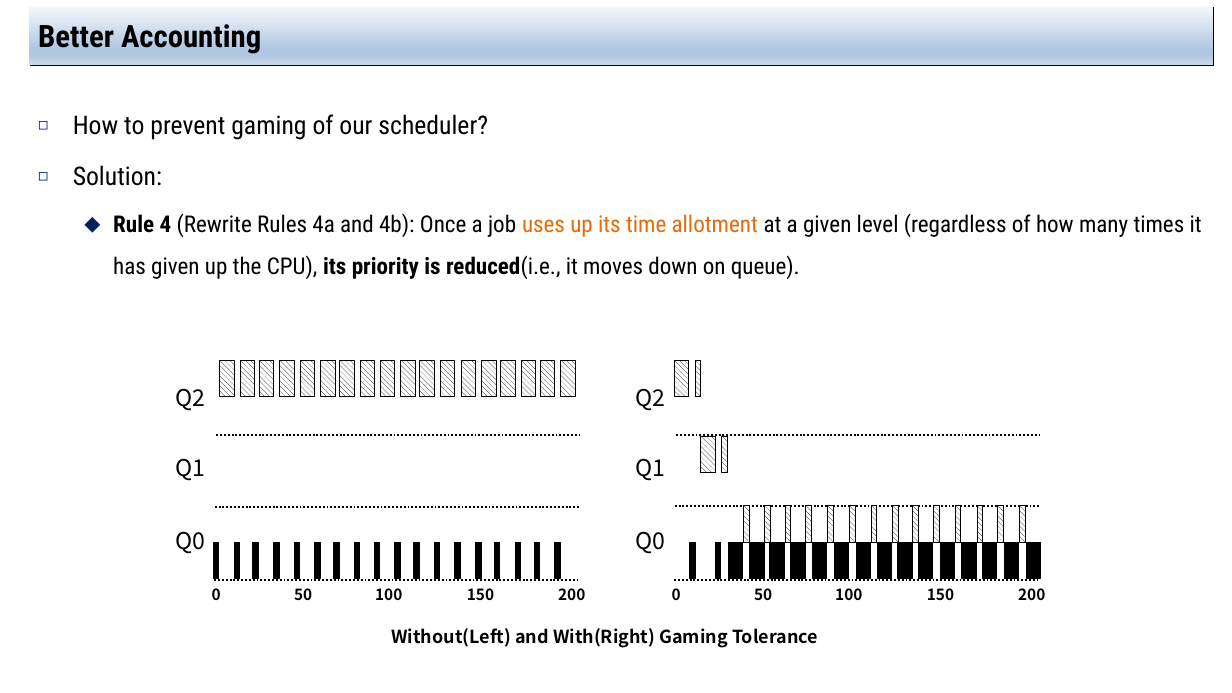
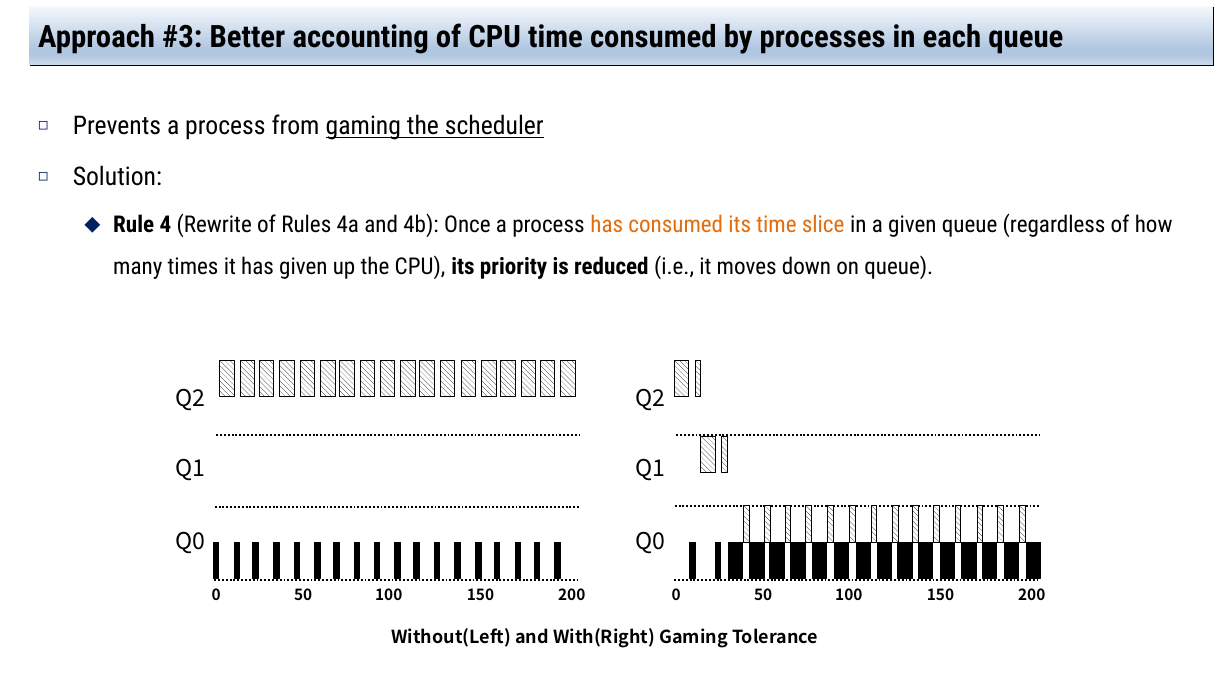
Before and after one commit to jachermocilla/extra-course-materials, a slide deck: slide 15 of cmsc125/ostep/slides/01.Virtualization/08.Scheduling_The_Multi-level_Feedback_Queue.pptx. Drawn at 1232x693 pixels with LibreOffice and Linux fonts; fonts in the diff are those of the drawing. Boxes give left, top, right and bottom in pixels: in the first picture for what was removed or moved away, otherwise in the second. Text is boxed around its words. In the diff, an @@ line names an element or a change of style, - is before the commit and + after.

```diff
--- a/cmsc125/ostep/slides/01.Virtualization/08.Scheduling_The_Multi-level_Feedback_Queue.pptx
+++ b/cmsc125/ostep/slides/01.Virtualization/08.Scheduling_The_Multi-level_Feedback_Queue.pptx
@@ title at <box>38,19,1063,54</box>: text changed @@
-Better Accounting
+Approach #3: Better accounting of CPU time consumed by processes in each queue
@@ text at <box>73,114,544,140</box>: text changed @@
-◻ How to prevent gaming of our scheduler?
+◻ Prevents a process from gaming the scheduler
@@ text at <box>113,213,1173,279</box>: text changed @@
-  ⬥ Rule 4 (Rewrite Rules 4a and 4b): Once a job uses up its time allotment at a given level (regardless of how many times it has given up the CPU), its priority is reduced(i.e., it moves down on queue).
+  ⬥ Rule 4 (Rewrite of Rules 4a and 4b): Once a process has consumed its time slice in a given queue (regardless of how many times it has given up the CPU), its priority is reduced (i.e., it moves down on queue).
```
Also in this commit, not shown: 12 other slides changed, 3 other files.
